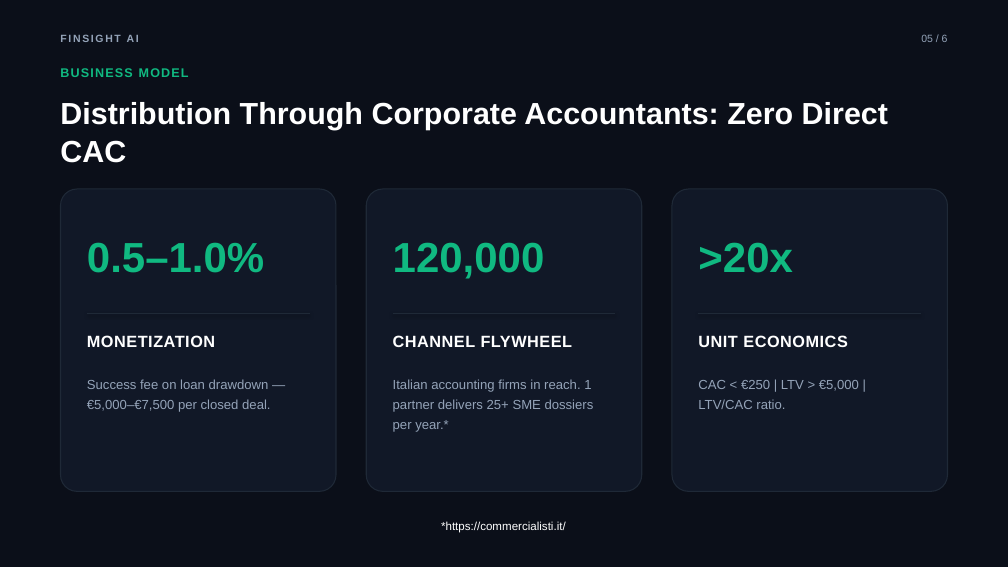
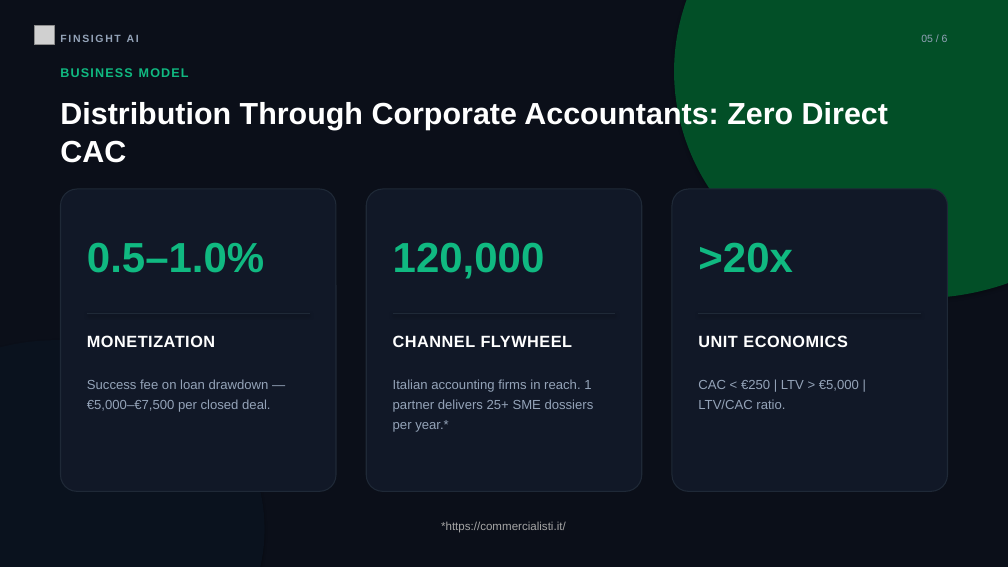
Before and after one commit to FRA-0023/ai2b-loop-troops, a slide deck: slide 5 of presentation/FinSight_AI_Pitch_Deck_Enterprise.pptx. Drawn at 1008x567 pixels with LibreOffice and Linux fonts; fonts in the diff are those of the drawing; grey boxes stand for pictures. Boxes give left, top, right and bottom in pixels: in the first picture for what was removed or moved away, otherwise in the second. Text is boxed around its words. In the diff, an @@ line names an element or a change of style, - is before the commit and + after.

```diff
--- a/presentation/FinSight_AI_Pitch_Deck_Enterprise.pptx
+++ b/presentation/FinSight_AI_Pitch_Deck_Enterprise.pptx
@@ picture added at box(35, 26, 54, 45) @@
@@ ellipse added at box(675, 0, 1008, 298), fill #006C31 at 70% opacity @@
@@ text "*https://commercialisti.it/" at box(441, 521, 566, 533): text colour #FFFFFF to #A6A6A6 @@
```
Also in this commit, not shown: 6 other slides changed.
